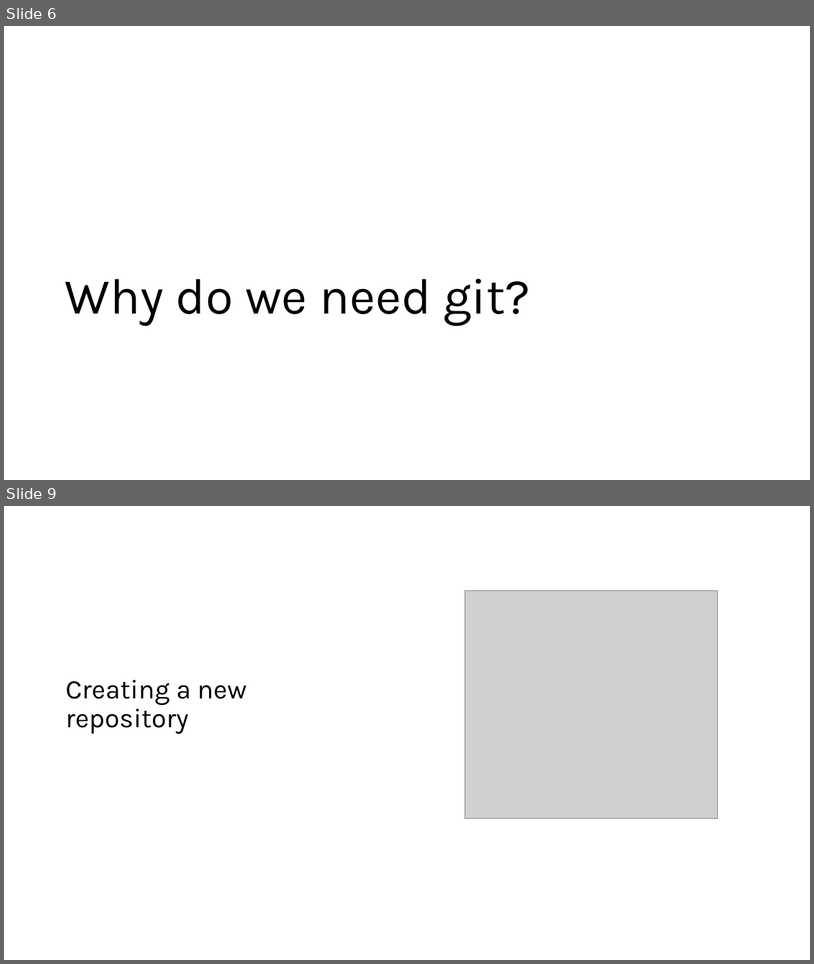
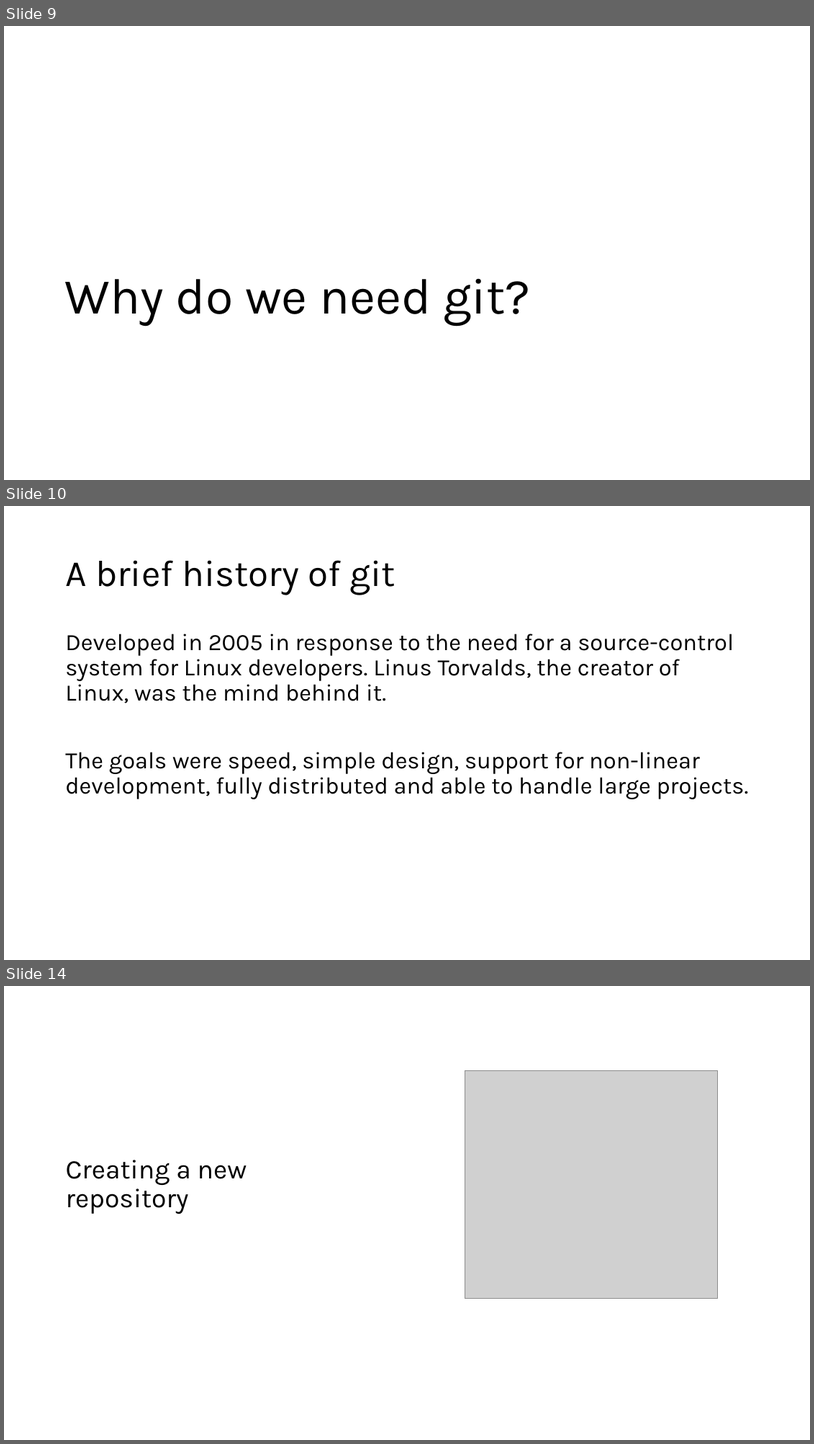
Before and after one commit to BalticMicrosoftDevelopersCommunity/letsbuild-2021, a slide deck: 1.Introduction/GitBasics_BalticMicrosoftDevelopersCommunity_letsbuild2021.pptx. Shown one above the other, each under a label of ours: slides 6 and 9 before the commit, slides 9, 10 and 14 after it; the slides between them are not shown. The pictures are 814x964 and 814x1444 pixels, drawn with LibreOffice and Linux fonts; fonts in the diff are those of the drawing; grey boxes stand for pictures. Boxes give left, top, right and bottom in pixels: in the first picture for what was removed or moved away, otherwise in the second. Text is boxed around its words. In the diff, an @@ line names an element or a change of style, - is before the commit and + after.

```diff
--- a/1.Introduction/GitBasics_BalticMicrosoftDevelopersCommunity_letsbuild2021.pptx
+++ b/1.Introduction/GitBasics_BalticMicrosoftDevelopersCommunity_letsbuild2021.pptx
@@ slide 10 added at [4, 506, 810, 960], background #FFFFFF @@
@@ title added at [65, 560, 396, 595], 44 pt, text #000000 @@
+A brief history of git
@@ text added at [65, 633, 749, 799], 28 pt, text #000000 @@
+Developed in 2005 in response to the need for a source-control system for Linux developers. Linus Torvalds, the creator of Linux, was the mind behind it.
+The goals were speed, simple design, support for non-linear development, fully distributed and able to handle large projects.
@@ what was slide 6 is now slide 9 @@
@@ what was slide 9 is now slide 14 @@
```
Also in this commit, not shown: 11 slides changed, 9 other slides added, 3 slides removed.
